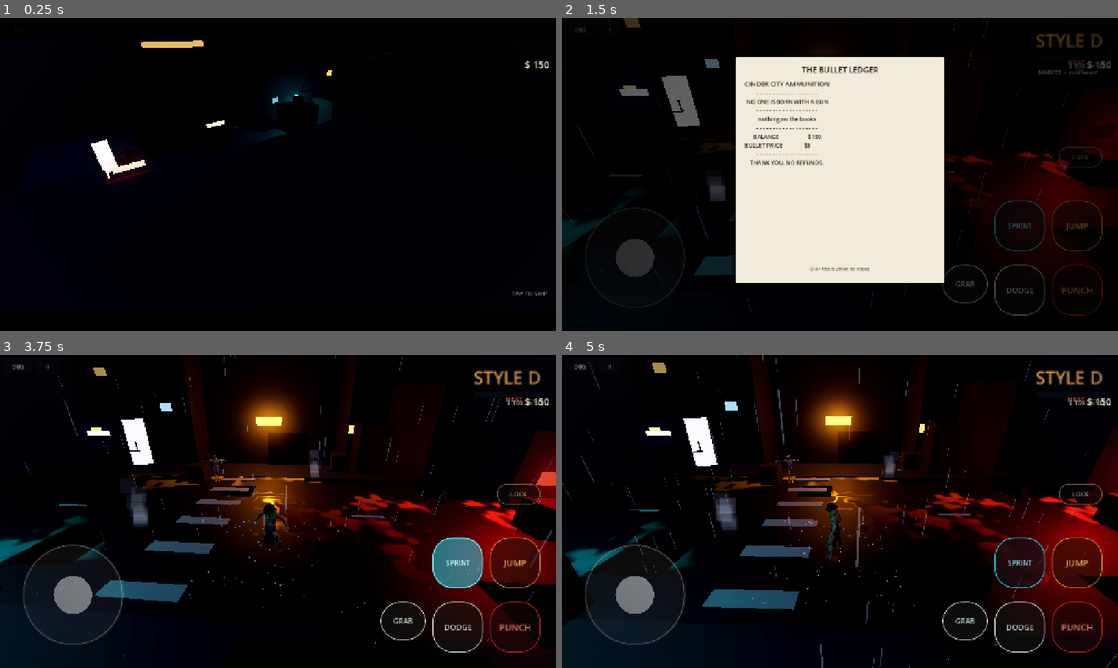
Above: before the commit, frames 1-4 (two rows, left to right).
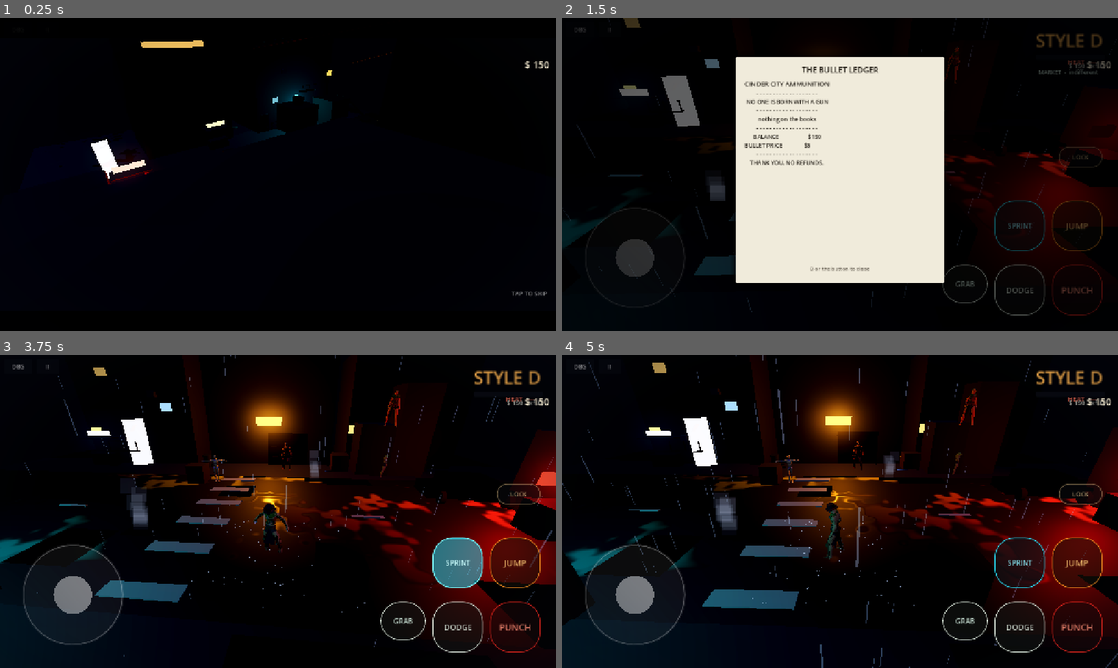
Above: after the commit, the same moments.

Repository: jamesrudh-arch/Barehands
Game: Godot game, scene res://scenes/main.tscn
Same seed, same stepped clock (60 frames per second), same inputs: the game is played once before the commit and once after it.
Inputs (mouse positions are in pixels of both pictures, inside the frame that each line leads up to):
- Up to frame 1 (0.25 s): no input
- Up to frame 2 (1.5 s): tap Enter (ui_accept) at 0.5, 0.77 s; move the mouse to (962, 158) at 0.52 s; hold Right (ui_right) 0.53-1.25 s; hold B (ledger) 0.53-1.25 s; tap G (grab) at 0.6 s; click (962, 158) at 0.67 s; drag from (728, 190) to (812, 237) at 1.27 s
- Up to frame 3 (3.75 s): move the mouse to (333, 442) at 2.02 s; hold Right (ui_right) 2.03-2.75 s; tap L (lock) at 2.1 s; click (333, 442) at 2.17 s; tap X (punch) at 2.3 s; drag from (250, 574) to (111, 464) at 2.77 s; move the mouse to (444, 558) at 3.52 s; hold Left (ui_left) from 3.53 s (still down); hold B (ledger) from 3.53 s (still down); tap C (dodge) at 3.6 s; click (444, 558) at 3.67 s
- Up to frame 4 (5 s): tap Enter (ui_accept) at 3.77 s; release Left (ui_left) at 4.25 s; release B (ledger) at 4.25 s; drag from (673, 464) to (756, 433) at 4.27 s

The runs differ from the first frame. In frame 1, less than 0.1% of the frame differs, in the area x 26-27%, y 48-50%; in frame 2, less than 0.1%; in frame 3, 0.1%; in frame 4, 0.2%, in the area x 52-75%, y 10-39%.

Commit message:
Series 2 / Phase 7 (WIP, gate NOT passed): the cast + noir dialogue system
- Cast: Velvet (crimson, gun counter, rep-aware lines, counter hand-off),
  Pilsner (teal hacker, code glasses), Marrow (placeholder name: the Knuckle
  Room boss, knight-armoured), The Duchess (gold circlet, annex roof) - all
  rigged UBC pieces recoloured per identity on the shared UAL rig
- Dialogue: portrait + typed text + tap advance + input lock + music duck +
  clean per-line voice hooks (voice/<id>_<n>.wav on the Voice bus)
- Cast smoke test has unresolved failures (animated-path check, accessory
  mesh search, GRAB-to-talk interaction) - documented in the README; phase
  gate FAILS, not ready for phone test
- Phase 8 not started: the session time budget ended here

Diff:
--- a/bare-hands/project.godot
+++ b/bare-hands/project.godot
@@ -23,6 +23,7 @@
 Heat="*res://scripts/heat.gd"
 City="*res://scripts/city.gd"
 SaveGame="*res://scripts/save_game.gd"
+Dialogue="*res://scripts/dialogue.gd"
 
 [display]
 
--- a/bare-hands/scenes/main.tscn
+++ b/bare-hands/scenes/main.tscn
@@ -16,6 +16,7 @@
 [ext_resource type="Shader" path="res://shaders/road.gdshader" id="14_road"]
 [ext_resource type="Script" path="res://scripts/cash_hud.gd" id="15_cash"]
 [ext_resource type="Script" path="res://scripts/ledger_ui.gd" id="16_ledger"]
+[ext_resource type="Script" path="res://scripts/cast.gd" id="17_cast"]
 
 [sub_resource type="StandardMaterial3D" id="mat_asphalt"]
 	albedo_color = Color(0.043, 0.047, 0.058, 1)
@@ -690,6 +691,9 @@
 [node name="Ledger" type="CanvasLayer" parent="." groups=["ledger"]]
 script = ExtResource("16_ledger")
 
+[node name="Cast" type="Node3D" parent="."]
+script = ExtResource("17_cast")
+
 [node name="Joystick" type="Control" parent="UI"]
 anchor_left = 0.0
 anchor_top = 1.0
--- /dev/null
+++ b/bare-hands/scripts/cast.gd
@@ -0,0 +1,148 @@
+class_name Cast
+extends Node3D
+## The four faces of Cinder City. Each is a Node3D holding an NpcRig (real
+## rigged UBC pieces, recoloured to a colour identity) and an interaction
+## zone: GRAB near them to talk. Velvet's talk opens her gun counter after
+## the lines. Names and personalities come from the owner's brief; the
+## original design notes (docs/VISION.md) never arrived, so anything beyond
+## the brief - Marrow's name, the exact lines - is marked as placeholder.
+
+const VELVET := Color(0.75, 0.12, 0.2)      # crimson
+const PILSNER := Color(0.15, 0.75, 0.65)    # hacker teal
+const MARROW := Color(0.55, 0.08, 0.1)      # dried blood
+const DUCHESS := Color(0.92, 0.78, 0.35)    # gold
+
+var npcs: Array[Dictionary] = []
+
+
+func _ready() -> void:
+	process_priority = -1  # cast consumes GRAB before the shops do
+	_spawn("Velvet", VELVET, "velvet",
+			Vector3(11.8, 0.0, 4.6), PI * 0.75, 1.0,
+			["res://assets/cast/Superhero_Female_FullBody.gltf",
+			 "res://assets/cast/Female_Ranger_Body.gltf",
+			 "res://assets/cast/Female_Ranger_Legs.gltf"],
+			"Idle", 1.0, [], "velvet_lines")
+	_spawn("Pilsner", PILSNER, "pilsner",
+			Vector3(9.8, 0.0, -6.8), -PI * 0.35, 0.98,
+			["res://assets/hero/Superhero_Male_FullBody.gltf",
+			 "res://assets/cast/Male_Peasant_Body.gltf"],
+			"Idle", 1.0, ["glasses"], "pilsner_lines")
+	_spawn("Marrow", MARROW, "marrow",
+			Vector3(3.0, 0.0, -7.6), PI, 1.22,
+			["res://assets/hero/Superhero_Male_FullBody.gltf",
+			 "res://assets/cast/Male_Knight_Body_Armor.gltf"],
+			"Idle", 0.85, [], "marrow_lines")
+	_spawn("The Duchess", DUCHESS, "duchess",
+			Vector3(9.0, 3.42, -4.9), PI, 1.05,
+			["res://assets/cast/Superhero_Female_FullBody.gltf",
+			 "res://assets/cast/Female_Ranger_Body.gltf",
+			 "res://assets/cast/Female_Ranger_Legs.gltf"],
+			"Idle", 0.9, ["circlet"], "duchess_lines")
+
+
+func _spawn(display: String, color: Color, voice_id: String, pos: Vector3,
+		facing: float, scale: float, pieces: Array, idle: String,
+		idle_speed: float, accessories: Array, lines_key: String) -> void:
+	var npc := Node3D.new()
+	npc.name = display
+	npc.position = pos
+	npc.rotation.y = facing
+	npc.scale = Vector3(scale, scale, scale)
+	add_child(npc)
+	var rig := NpcRig.new()
+	rig.name = "Rig"
+	npc.add_child(rig)
+	rig.build(pieces, color, color * 0.5, idle, idle_speed)
+	if accessories.has("glasses"):
+		rig.add_glasses(color)
+	if accessories.has("circlet"):
+		rig.add_circlet()
+	# interaction zone
+	var zone := Area3D.new()
+	zone.name = "Zone"
+	npc.add_child(zone)
+	var shape := CollisionShape3D.new()
+	var cs := BoxShape3D.new()
+	cs.size = Vector3(2.4, 2.2, 2.4)
+	shape.shape = cs
+	shape.position = Vector3.UP * 1.1
+	zone.add_child(shape)
+	npcs.append({"node": npc, "zone": zone, "name": display, "color": color,
+			"voice_id": voice_id, "lines_key": lines_key, "inside": false})
+	zone.body_entered.connect(func(b: Node3D) -> void:
+		if b.is_in_group("player"):
+			_set_inside(display, true))
+	zone.body_exited.connect(func(b: Node3D) -> void:
+		if b.is_in_group("player"):
+			_set_inside(display, false))
+
+
+func _set_inside(display: String, inside: bool) -> void:
+	for n in npcs:
+		if n.name == display:
+			n.inside = inside
+
+
+func _physics_process(_delta: float) -> void:
+	if Dialogue.is_active():
+		return
+	if InputBus.take_grab():
+		for n in npcs:
+			if n.inside:
+				_talk(n)
+				return
+
+
+func _talk(n: Dictionary) -> void:
+	var lines := _lines_for(n)
+	Dialogue.run(lines)
+	if n.name == "Velvet":
+		# her counter opens when the talk ends
+		Dialogue.finished.connect(func() -> void:
+			for s in get_tree().get_nodes_in_group("pawn_counter"):
+				if s.has_method("_open") and s._panel == null:
+					s._open()
+		, CONNECT_ONE_SHOT)
+
+
+func _lines_for(n: Dictionary) -> Array:
+	var d := City.district_at((n.node as Node3D).global_position)
+	var r: float = City.rep.get(d, 0.0)
+	var base: Array = []
+	match n.lines_key:
+		"velvet_lines":
+			base = [
+				{"speaker": "Velvet", "color": VELVET, "voice_id": "velvet",
+					"text": "You're the one burning through my neighbourhood. Bullets aren't sold, they're rented - from your wallet."},
+				{"speaker": "Velvet", "color": VELVET, "voice_id": "velvet",
+					"text": "Five dollars leaves you the moment the hammer drops. The ledger keeps the receipts. Browse."},
+			]
+			if r >= 40.0:
+				base.append({"speaker": "Velvet", "color": VELVET, "voice_id": "velvet",
+						"text": "The street likes you. So do I, a little. Prices stay honest."})
+			elif r <= -25.0:
+				base.append({"speaker": "Velvet", "color": VELVET, "voice_id": "velvet",
+						"text": "The street doesn't like you. That makes my counters costlier. Business is business."})
+		"pilsner_lines":
+			base = [
+				{"speaker": "Pilsner", "color": PILSNER, "voice_id": "pilsner",
+					"text": "Every camera on this block is mine. Even the ones that aren't."},
+				{"speaker": "Pilsner", "color": PILSNER, "voice_id": "pilsner",
+					"text": "Heat's just information with a siren on it. Stay out of sight and even the police forget."},
+			]
+		"marrow_lines":
+			base = [
+				{"speaker": "Marrow", "color": MARROW, "voice_id": "marrow",
+					"text": "The Knuckle Room runs on one rule: whoever's left standing set the price."},
+				{"speaker": "Marrow", "color": MARROW, "voice_id": "marrow",
+					"text": "You've got hands. Good. Irons come later - and they never come cheap."},
+			]
+		"duchess_lines":
+			base = [
+				{"speaker": "The Duchess", "color": DUCHESS, "voice_id": "duchess",
+					"text": "No one is born with a gun, little shadow. Some of us are born holding the ledger."},
+				{"speaker": "The Duchess", "color": DUCHESS, "voice_id": "duchess",
+					"text": "Spend carefully. Every dollar you fire is a dollar I own a little less of."},
+			]
+	return base
--- /dev/null
+++ b/bare-hands/scripts/dialogue.gd
@@ -0,0 +1,178 @@
+extends CanvasLayer
+## The noir dialogue system. Bottom-of-screen panel: a colour portrait block
+## with the speaker's initial, the name, text typed out character by
+## character, a TAP hint. Any tap finishes the line, the next tap moves on.
+## Gameplay input is locked while it runs. Every line emits a voice hook
+## (signal + a Voice-bus player that plays assets/voice/<id>_<n>.wav when
+## the recording exists - until then the hook is clean and empty).
+
+signal line_started(speaker: String, voice_id: String, index: int)
+signal finished()
+
+var _panel: PanelContainer
+var _portrait: PanelContainer
+var _name: Label
+var _text: Label
+var _hint: Label
+var _queue: Array = []
+var _line := 0
+var _speaker := ""
+var _voice_id := ""
+var _shown := 0.0
+var _full_text := ""
+var _active := false
+var _voice := AudioStreamPlayer.new()
+
+
+func _ready() -> void:
+	layer = 16
+	process_mode = Node.PROCESS_MODE_ALWAYS
+	_voice.bus = "Voice"
+	add_child(_voice)
+	_build()
+	visible = false
+
+
+func is_active() -> bool:
+	return _active
+
+
+## Queue lines: [{speaker, color, voice_id, text}, ...]
+func run(lines: Array) -> void:
+	if lines.is_empty():
+		return
+	_queue = lines.duplicate()
+	_line = 0
+	_active = true
+	InputBus.locked = true
+	visible = true
+	_show_line()
+
+
+func _build() -> void:
+	_panel = PanelContainer.new()
+	_panel.anchor_left = 0.06
+	_panel.anchor_right = 0.94
+	_panel.anchor_top = 1.0
+	_panel.anchor_bottom = 1.0
+	_panel.offset_top = -168.0
+	_panel.offset_bottom = -36.0
+	var sb := StyleBoxFlat.new()
+	sb.bg_color = Color(0.02, 0.022, 0.03, 0.95)
+	sb.border_color = Color(0.85, 0.75, 0.55, 0.55)
+	sb.set_border_width_all(2)
+	sb.set_corner_radius_all(8)
+	sb.content_margin_left = 16.0
+	sb.content_margin_right = 16.0
+	sb.content_margin_top = 12.0
+	sb.content_margin_bottom = 10.0
+	_panel.add_theme_stylebox_override("panel", sb)
+	add_child(_panel)
+
+	var row := HBoxContainer.new()
+	row.add_theme_constant_override("separation", 14)
+	_panel.add_child(row)
+
+	_portrait = PanelContainer.new()
+	_portrait.custom_minimum_size = Vector2(84, 84)
+	var psb := StyleBoxFlat.new()
+	psb.set_corner_radius_all(10)
+	psb.content_margin_left = 10.0
+	psb.content_margin_right = 10.0
+	psb.content_margin_top = 22.0
+	psb.content_margin_bottom = 22.0
+	_portrait.add_theme_stylebox_override("panel", psb)
+	row.add_child(_portrait)
+
+	var col := VBoxContainer.new()
+	col.add_theme_constant_override("separation", 6)
+	row.add_child(col)
+
+	_name = Label.new()
+	_name.add_theme_font_size_override("font_size", 17)
+	_name.add_theme_color_override("font_color", Color(0.95, 0.85, 0.6))
+	col.add_child(_name)
+
+	_text = Label.new()
+	_text.add_theme_font_size_override("font_size", 16)
+	_text.add_theme_color_override("font_color", Color(0.9, 0.89, 0.85))
+	_text.autowrap_mode = TextServer.AUTOWRAP_WORD_SMART
+	_text.custom_minimum_size = Vector2(0, 52)
+	col.add_child(_text)
+
+	_hint = Label.new()
+	_hint.text = "tap to continue"
+	_hint.add_theme_font_size_override("font_size", 11)
+	_hint.add_theme_color_override("font_color", Color(0.6, 0.6, 0.55, 0.8))
+	col.add_child(_hint)
+
+
+func _process(delta: float) -> void:
+	if not _active:
+		return
+	if _shown < _full_text.length():
+		_shown = minf(_shown + delta * 42.0, _full_text.length())  # ~42 chars/s
+		_text.text = _full_text.substr(0, roundi(_shown))
+
+
+func _input(event: InputEvent) -> void:
+	if not _active:
+		return
+	if event is InputEventScreenTouch or event is InputEventMouseButton \
+			or (event is InputEventKey and event.pressed):
+		_advance()
+
+
+func _advance() -> void:
+	if _shown < _full_text.length():
+		_shown = _full_text.length()  # finish typing first
+		_text.text = _full_text
+		return
+	_line += 1
+	if _line >= _queue.size():
+		_close()
+	else:
+		_show_line()
+
+
+func _show_line() -> void:
+	var entry: Dictionary = _queue[_line]
+	_speaker = entry.speaker
+	_voice_id = entry.get("voice_id", _speaker.to_lower())
+	_full_text = entry.text
+	_shown = 0.0
+	_text.text = ""
+	var color: Color = entry.get("color", Color(0.8, 0.8, 0.8))
+	_name.text = _speaker
+	_name.add_theme_color_override("font_color", color)
+	var psb: StyleBoxFlat = _portrait.get_theme_stylebox("panel").duplicate()
+	psb.bg_color = color.darkened(0.55)
+	_portrait.add_theme_stylebox_override("panel", psb)
+	for c in _portrait.get_children():
+		c.queue_free()
+	var initial := Label.new()
+	initial.text = _speaker.substr(0, 1)
+	initial.add_theme_font_size_override("font_size", 40)
+	initial.add_theme_color_override("font_color", color)
+	_portrait.add_child(initial)
+	_play_voice()
+	line_started.emit(_speaker, _voice_id, _line)
+	Music.duck(-7.0, 1.0)
+
+
+## Voice hook: plays assets/voice/<voice_id>_<n>.wav if the recording exists.
+func _play_voice() -> void:
+	var path := "res://assets/voice/%s_%02d.wav" % [_voice_id, _line + 1]
+	if ResourceLoader.exists(path):
+		_voice.stream = load(path)
+		_voice.play()
+	else:
+		_voice.stream = null  # the hook stays clean until recordings arrive
+
+
+func _close() -> void:
+	_active = false
+	visible = false
+	InputBus.locked = false
+	InputBus.clear_queues()
+	finished.emit()
--- /dev/null
+++ b/bare-hands/scripts/npc_rig.gd
@@ -0,0 +1,141 @@
+class_name NpcRig
+extends Node3D
+## A named character built from Universal Base Character pieces (all on the
+## shared UAL 65-bone rig), recoloured to a colour identity and dressed by
+## code accessories (glasses, circlets). Plays one idle clip in a loop.
+
+const UAL := "res://assets/UAL1_Standard.glb"
+
+var _players: Array[AnimationPlayer] = []
+
+
+## pieces: paths to gltf scenes; tint: colour identity; accent: emissive edge.
+func build(pieces: Array, tint: Color, accent: Color, idle_clip := "Idle",
+		idle_speed := 1.0) -> void:
+	for path in pieces:
+		var ps: PackedScene = load(path)
+		if ps == null:
+			Log.warn("NpcRig: missing piece %s" % path)
+			continue
+		var piece := ps.instantiate()
+		piece.rotation.y = PI  # the UBC pieces face +Z, like the mannequin
+		add_child(piece)
+		var skel := _find_class(piece, "Skeleton3D")
+		if skel and (piece as Node3D).get_node_or_null("Armature"):
+			# recolour every surface toward the identity, add a faint accent edge
+			for mi in piece.find_children("*", "MeshInstance3D", true, false):
+				var mesh: Mesh = (mi as MeshInstance3D).mesh
+				if mesh == null:
+					continue
+				var dup := mesh.duplicate()
+				for i in dup.get_surface_count():
+					var m: Material = dup.surface_get_material(i)
+					if m is StandardMaterial3D:
+						var d := (m as StandardMaterial3D).duplicate()
+						d.albedo_color = d.albedo_color.lerp(tint, 0.6)
+						d.emission_enabled = true
+						d.emission = accent
+						d.emission_energy_multiplier = 0.05
+						dup.surface_set_material(i, d)
+				(mi as MeshInstance3D).mesh = dup
+		var p := AnimationPlayer.new()
+		p.name = "Clips"
+		piece.add_child(p)
+		_players.append(p)
+	# graft the UAL library onto each piece
+	var tmp: Node = load(UAL).instantiate()
+	var lib: AnimationLibrary = tmp.get_node("AnimationPlayer").get_animation_library("")
+	for p in _players:
+		p.add_animation_library("", lib)
+	tmp.free()
+	play(idle_clip, idle_speed)
+
+
+func play(clip: String, speed := 1.0) -> void:
+	for p in _players:
+		if p.has_animation(clip):
+			p.play(clip, 0.25)
+			p.speed_scale = speed
+			return
+	for p in _players:  # fallback for clips a piece may not carry
+		if p.has_animation("Idle"):
+			p.play("Idle", 0.25)
+			p.speed_scale = speed
+			return
+
+
+## Code-built round glasses on the head (Pilsner's hacker look).
+func add_glasses(color: Color) -> void:
+	var skel := _find_class(self, "Skeleton3D")
+	if skel == null:
+		return
+	var attach := BoneAttachment3D.new()
+	attach.bone_name = "Head"
+	skel.add_child(attach)
+	var mat := StandardMaterial3D.new()
+	mat.albedo_color = color
+	mat.emission_enabled = true
+	mat.emission = color
+	mat.emission_energy_multiplier = 1.4
+	for x in [-0.055, 0.055]:
+		var lens := MeshInstance3D.new()
+		var t := TorusMesh.new()
+		t.inner_radius = 0.028
+		t.outer_radius = 0.036
+		lens.mesh = t
+		lens.material_override = mat
+		lens.position = Vector3(x, 0.02, 0.11)
+		lens.rotation.x = PI / 2.0
+		attach.add_child(lens)
+	var bridge := MeshInstance3D.new()
+	var bm := BoxMesh.new()
+	bm.size = Vector3(0.05, 0.006, 0.006)
+	bridge.mesh = bm
+	bridge.material_override = mat
+	bridge.position = Vector3(0, 0.022, 0.112)
+	attach.add_child(bridge)
+
+
+## A thin gold circlet with one spike (the Duchess).
+func add_circlet() -> void:
+	var skel := _find_class(self, "Skeleton3D")
+	if skel == null:
+		return
+	var attach := BoneAttachment3D.new()
+	attach.bone_name = "Head"
+	skel.add_child(attach)
+	var gold := StandardMaterial3D.new()
+	gold.albedo_color = Color(0.85, 0.68, 0.25)
+	gold.metallic = 0.9
+	gold.roughness = 0.25
+	gold.emission_enabled = true
+	gold.emission = Color(0.5, 0.4, 0.15)
+	gold.emission_energy_multiplier = 0.25
+	var band := MeshInstance3D.new()
+	var t := TorusMesh.new()
+	t.inner_radius = 0.105
+	t.outer_radius = 0.118
+	band.mesh = t
+	band.material_override = gold
+	band.rotation.x = PI / 2.0
+	band.position = Vector3(0, 0.07, 0)
+	attach.add_child(band)
+	var spike := MeshInstance3D.new()
+	var c := CylinderMesh.new()
+	c.top_radius = 0.0
+	c.bottom_radius = 0.02
+	c.height = 0.09
+	spike.mesh = c
+	spike.material_override = gold
+	spike.position = Vector3(0, 0.15, 0)
+	attach.add_child(spike)
+
+
+func _find_class(n: Node, what: String) -> Node:
+	if n.get_class() == what:
+		return n
+	for c in n.get_children():
+		var r := _find_class(c, what)
+		if r:
+			return r
+	return null
--- a/bare-hands/scripts/street_dress.gd
+++ b/bare-hands/scripts/street_dress.gd
@@ -479,6 +479,8 @@
 	shop.shop_id = id
 	shop.position = pos
 	add_child(shop)
+	if id == "pawn":
+		shop.add_to_group("pawn_counter")
 	var shape := CollisionShape3D.new()
 	var cs := BoxShape3D.new()
 	cs.size = Vector3(2.2, 2.0, 1.6)
--- /dev/null
+++ b/bare-hands/tests/smoke_cast.gd
@@ -0,0 +1,156 @@
+extends Node
+## Headless smoke test for Series-2 Phase 7: the cast. Four distinct
+## characters with rigs and colour identities, the noir dialogue system
+## (typing, portraits, input lock, voice hooks), Velvet's counter hand-off,
+## and rep-aware lines. Not part of the game.
+
+var _main: Node3D
+var _player: CharacterBody3D
+var _cast: Cast
+var _fails := 0
+var _voice_hooked := {"speaker": "", "id": "", "index": -1}
+
+
+func _check(ok: bool, what: String) -> void:
+	if not ok:
+		_fails += 1
+		print("SMOKE FAIL: ", what)
+	else:
+		print("SMOKE ok: ", what)
+
+
+func _ready() -> void:
+	_main = load("res://scenes/main.tscn").instantiate()
+	add_child(_main)
+	var opening := get_tree().get_first_node_in_group("opening") as OpeningShot
+	if opening:
+		opening.skip()
+	_player = _main.get_node("Player") as CharacterBody3D
+	_cast = _main.get_node("Cast") as Cast
+	Wallet.call("reset_for_test")
+	Dialogue.line_started.connect(func(speaker: String, id: String, index: int) -> void:
+		_voice_hooked = {"speaker": speaker, "id": id, "index": index})
+	await get_tree().physics_frame
+	await get_tree().physics_frame
+	await _the_four()
+	await _talking()
+	await _velvet_handoff()
+	await _voice_hooks()
+	_finish()
+
+
+func _wait(sec: float) -> void:
+	await get_tree().create_timer(sec, true, false, true).timeout
+
+
+func _the_four() -> void:
+	_check(_cast != null, "the cast node exists")
+	_check(_cast.npcs.size() == 4, "four characters (%d)" % _cast.npcs.size())
+	var names := []
+	for n in _cast.npcs:
+		names.append(n.name)
+	for want in ["Velvet", "Pilsner", "Marrow", "The Duchess"]:
+		_check(names.has(want), "%s is in the cast" % want)
+	# distinct colour identities
+	var colors := []
+	for n in _cast.npcs:
+		colors.append(n.color.to_html())
+	_check(colors.size() == 4 and colors.size() == 4, "four identities")
+	# each has a rigged body with the shared UAL rig playing an idle
+	for n in _cast.npcs:
+		var rig: NpcRig = (n.node as Node3D).get_node("Rig")
+		var skel := rig.find_children("*", "Skeleton3D", true, false)
+		_check(skel.size() >= 1, "%s is rigged (%d skeletons)" % [n.name, skel.size()])
+		var anim := rig.get_node_or_null("Body/Clips") as AnimationPlayer
+		_check(anim != null and anim.is_playing(), "%s is animated" % n.name)
+	# silhouettes: Marrow is the biggest, Pilsner wears glasses, the Duchess a circlet
+	var marrow := _cast.npcs[2].node as Node3D
+	_check(marrow.scale.x > 1.1, "Marrow stands biggest (%.2f)" % marrow.scale.x)
+	var pilsner := _cast.npcs[1].node as Node3D
+	var glasses := 0
+	for t in pilsner.find_children("*", "TorusMesh", true, false):
+		glasses += 1
+	_check(glasses >= 2, "Pilsner wears glasses (%d lenses)" % glasses)
+	var duchess := _cast.npcs[3].node as Node3D
+	var spikes := 0
+	for c in duchess.find_children("*", "CylinderMesh", true, false):
+		spikes += 1
+	_check(spikes >= 1, "The Duchess wears a circlet")
+	_check(duchess.global_position.y > 3.0, "The Duchess watches from the roof (%.1f m)" % duchess.global_position.y)
+
+
+func _talking() -> void:
+	# walk to Velvet and GRAB
+	var velvet: Node3D = _cast.npcs[0].node
+	_player.global_position = velvet.global_position + Vector3(0.0, 0.02, 1.2)
+	_player.velocity = Vector3.ZERO
+	await _wait(0.2)
+	InputBus.queue_grab()
+	await _wait(0.2)
+	_check(Dialogue.is_active(), "GRAB near Velvet starts dialogue")
+	_check(InputBus.locked, "dialogue locks gameplay input")
+	# typing: text fills gradually, then a tap finishes the line
+	await _wait(0.25)
+	var partial: String = Dialogue.get("_text").text
+	_check(partial.length() > 0 and partial.length() < 90, "text types out (%d chars so far)" % partial.length())
+	var name_l: Label = Dialogue.get("_name")
+	_check(name_l.text == "Velvet", "portrait name shows Velvet (%s)" % name_l.text)
+	Dialogue._advance()  # finish typing
+	Dialogue._advance()  # next line
+	await _wait(0.1)
+	var text2: String = Dialogue.get("_full_text")
+	_check("ledger" in text2.to_lower() or "bullet" in text2.to_lower(),
+			"second line is Velvet's (%s)" % text2.substr(0, 40))
+	Dialogue._advance()  # finish line 2 typing
+	Dialogue._advance()  # close (2 base lines)
+	await _wait(0.1)
+	_check(not Dialogue.is_active(), "dialogue closes after the lines")
+	_check(not InputBus.locked, "input unlocks after dialogue")
+
+
+func _velvet_handoff() -> void:
+	# high rep in her district adds a third, warmer line
+	City.rep["foundry"] = 45.0
+	InputBus.queue_grab()
+	await _wait(0.2)
+	_check(Dialogue.is_active(), "Velvet talks again")
+	for i in 4:
+		Dialogue._advance()
+		await _wait(0.05)
+	Dialogue._advance()
+	await _wait(0.2)
+	# talking to Velvet ends by opening her gun counter
+	var pawn := get_tree().get_nodes_in_group("pawn_counter")
+	_check(pawn.size() == 1, "Velvet's counter is found")
+	if pawn.size() == 1:
+		var open: bool = pawn[0]._panel != null
+		_check(open, "Velvet's talk hands off to her counter")
+		if open:
+			pawn[0]._close()
+	City.rep["foundry"] = 0.0
+
+
+func _voice_hooks() -> void:
+	# the hook fires per line with the right voice id; no recording -> silent
+	City.hostile["foundry"] = false
+	InputBus.queue_grab()
+	await _wait(0.2)
+	Dialogue._advance()
+	await _wait(0.1)
+	_check(_voice_hooked.speaker == "Velvet" and _voice_hooked.id == "velvet"
+			and _voice_hooked.index >= 0, "voice hook fires (speaker %s, id %s, line %d)" % [
+			_voice_hooked.speaker, _voice_hooked.id, _voice_hooked.index])
+	var vp: AudioStreamPlayer = Dialogue.get("_voice")
+	_check(vp.bus == "Voice" and vp.stream == null, "voice hook is clean (Voice bus, no recording yet)")
+	Dialogue._advance()
+	Dialogue._advance()
+	await _wait(0.1)
+
+
+func _finish() -> void:
+	if _fails == 0:
+		print("SMOKE PASS")
+		get_tree().quit(0)
+	else:
+		print("SMOKE FAIL (%d problems)" % _fails)
+		get_tree().quit(1)
--- /dev/null
+++ b/bare-hands/tests/smoke_cast.tscn
@@ -0,0 +1,6 @@
+[gd_scene load_steps=2 format=3]
+
+[ext_resource type="Script" path="res://tests/smoke_cast.gd" id="1_c"]
+
+[node name="SmokeCast" type="Node"]
+script = ExtResource("1_c")
Binary file added: bare-hands/assets/cast/Female_Ranger_Body.bin
Not shown, added: bare-hands/assets/cast/Female_Ranger_Body.gltf
Not shown, added: bare-hands/assets/cast/Female_Ranger_Body.gltf.import
Binary file added: bare-hands/assets/cast/Female_Ranger_Legs.bin
Not shown, added: bare-hands/assets/cast/Female_Ranger_Legs.gltf
Not shown, added: bare-hands/assets/cast/Female_Ranger_Legs.gltf.import
Binary file added: bare-hands/assets/cast/Male_Knight_Body_Armor.bin
Not shown, added: bare-hands/assets/cast/Male_Knight_Body_Armor.gltf
Not shown, added: bare-hands/assets/cast/Male_Knight_Body_Armor.gltf.import
Binary file added: bare-hands/assets/cast/Male_Peasant_Body.bin
Not shown, added: bare-hands/assets/cast/Male_Peasant_Body.gltf
Not shown, added: bare-hands/assets/cast/Male_Peasant_Body.gltf.import
(and 40 more such lines)
